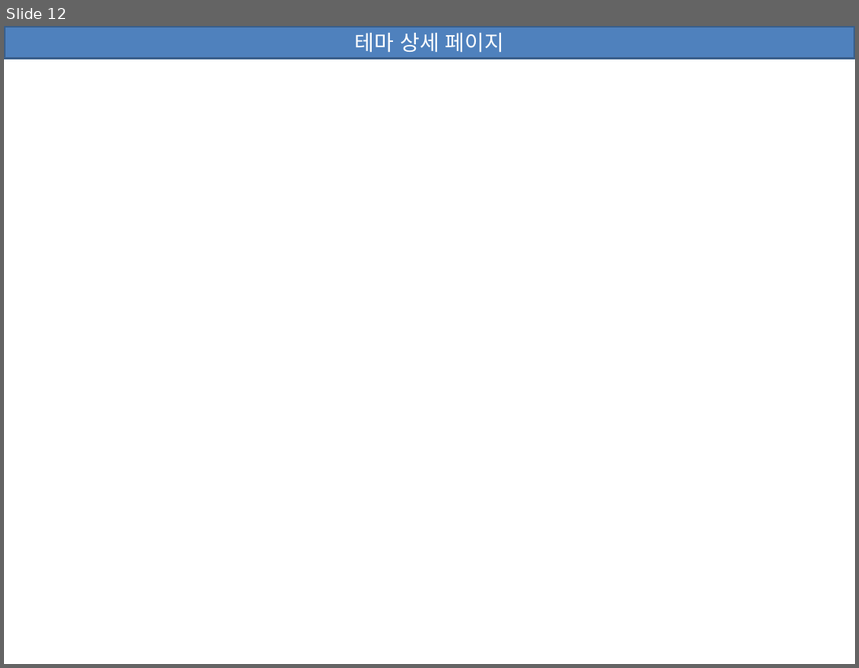
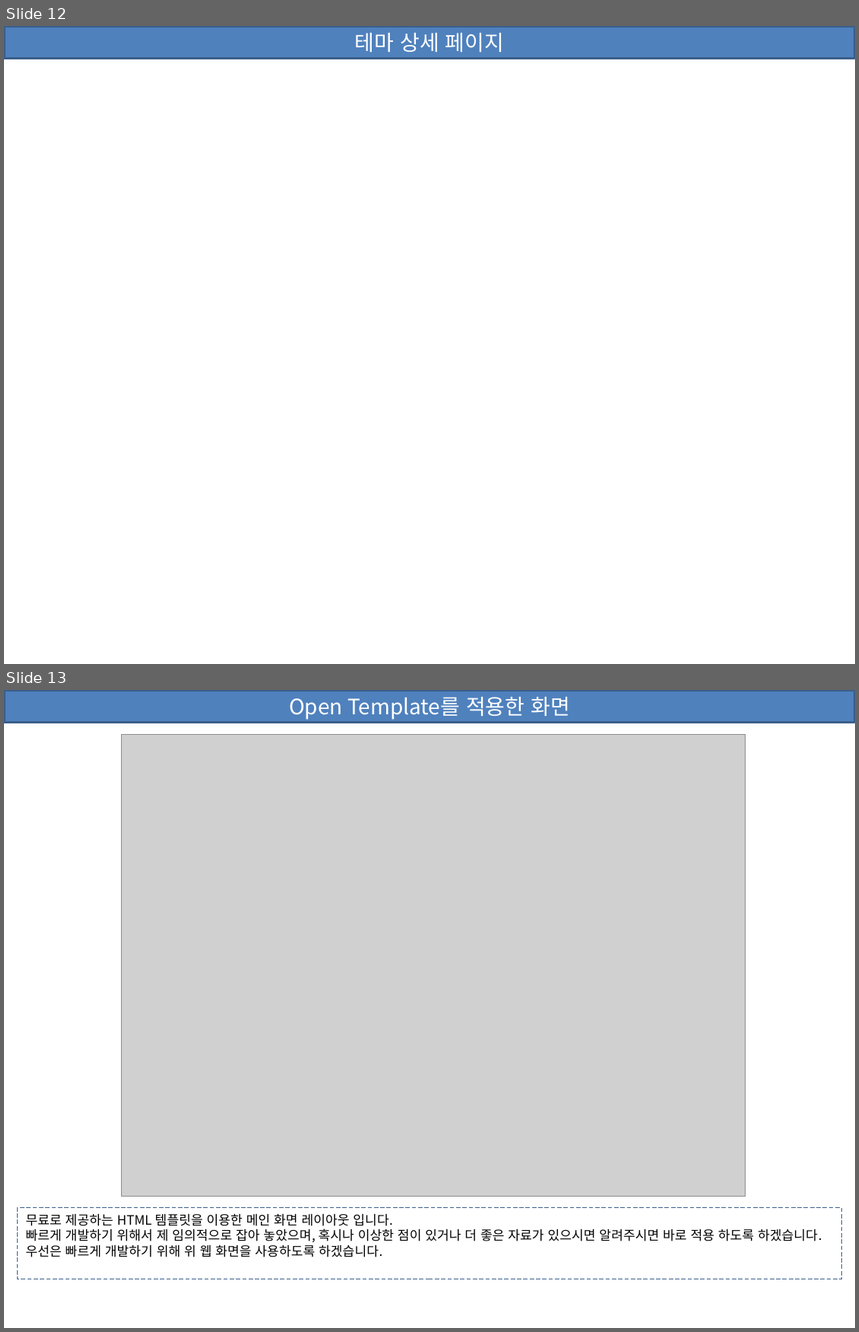
Before and after one commit to hycho/bp-kt-project, a slide deck: document/guide/화면설계서 V0.02.pptx. Shown one above the other, each under a label of ours: slide 12 before the commit, slides 12 and 13 after it. The pictures are 859x668 and 859x1332 pixels, drawn with LibreOffice and Linux fonts; fonts in the diff are those of the drawing; grey boxes stand for pictures. Boxes give left, top, right and bottom in pixels: in the first picture for what was removed or moved away, otherwise in the second. Text is boxed around its words. In the diff, an @@ line names an element or a change of style, - is before the commit and + after.

```diff
--- a/document/guide/화면설계서 V0.02.pptx
+++ b/document/guide/화면설계서 V0.02.pptx
@@ slide 13 added at [4, 690, 855, 1328], background #FFFFFF @@
@@ rectangle added at [4, 690, 855, 723], fill #4F81BD, outline #3A5F8C 2 pt, 18 pt, text #FFFFFF @@
+Open Template를 적용한 화면
@@ picture added at [122, 734, 746, 1196] @@
@@ rectangle added at [18, 1208, 842, 1280], outline #3A5F8C 0.75 pt dashed, 11 pt, text #000000 @@
+무료로 제공하는 HTML 템플릿을 이용한 메인 화면 레이아웃 입니다.
+빠르게 개발하기 위해서 제 임의적으로 잡아 놓았으며, 혹시나 이상한 점이 있거나 더 좋은 자료가 있으시면 알려주시면 바로 적용 하도록 하겠습니다.
+우선은 빠르게 개발하기 위해 위 웹 화면을 사용하도록 하겠습니다.
```
